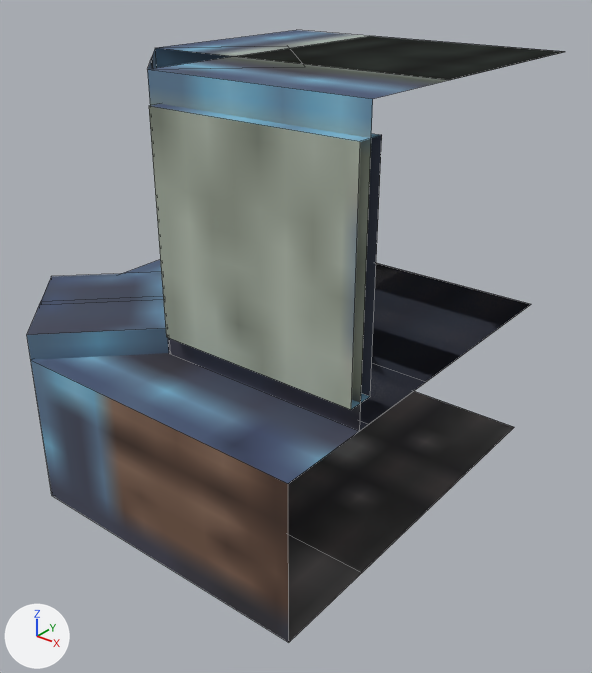
The OBJ model src/main/resources/assets/create_biotech/models/block/slime_culture_chamber/part_6.obj, before and after one commit.
Both versions are drawn from a 50 mm camera at (1.747, -1.912, 1.231) aimed at (0.616, -0.498, 0.354). Arrows for +X, +Y and +Z are at lower left; the lights stay in place. The older version comes first. Mesh edges are drawn as thin lines. Where no turn or scale is listed for an object, it has been applied to the vertices. Vertices at exactly the same position are counted once.

Names of what the first picture shows: 'part_6'.
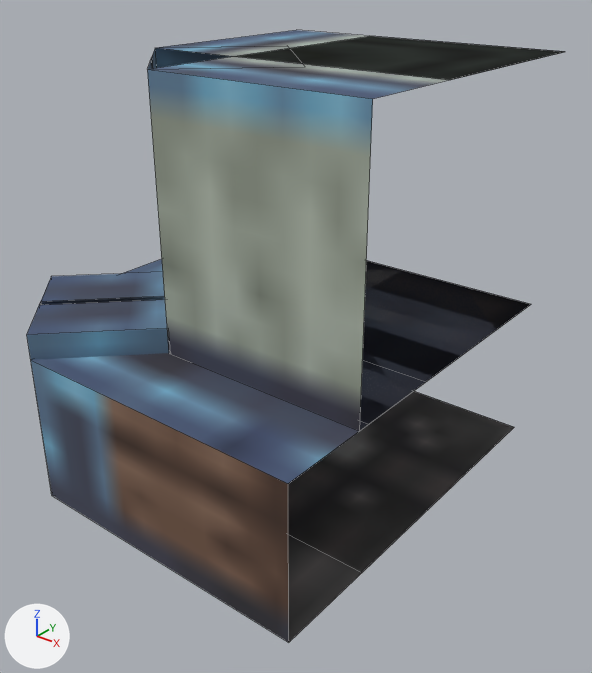
Boxes (x1, y1, x2, y2) around the edits, measured in the pictures (592 x 673 px):
'part_6', surface changed, reshaped: (27, 30, 563, 642) in both
part 1 of me_part_6, deleted: before (149, 104, 382, 410)
part 2 of me_part_6, surface changed: (27, 36, 499, 453) in both

What the commit changed:
Picture 'atlas' (img_atlas) is new.
Material 'materials' (mat_materials) changes its picture from img_materials to img_atlas.
me_part_6 is used by ob_part_6; location (0.0, 0.0, 0.0).
me_part_6 had 61 vertices, 35 faces and spanned x 0.0..1.0, y -1.0..0.0, z 0.0..1.0.
me_part_6 now has 53 vertices, 30 faces and spans x 0.0..1.0, y -1.0..0.0, z 0.0..1.0.
me_part_6 part 1: the loose piece of 8 vertices spanning x 0.5..1.0, y -0.812..-0.75, z 0.438..0.938 is deleted.
me_part_6 part 2: 30 kept faces spanning x 0.0..1.0, y -1.0..0.0, z 0.0..1.0 get new texture (UV) coordinates.
